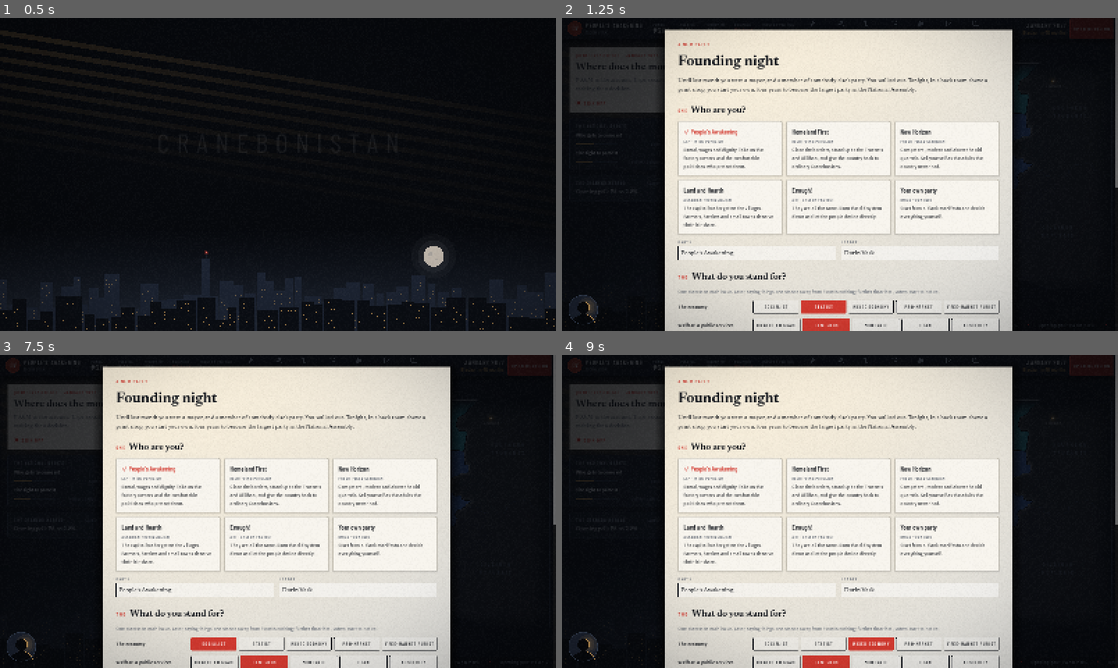
Above: before the commit, frames 1-4 (two rows, left to right).
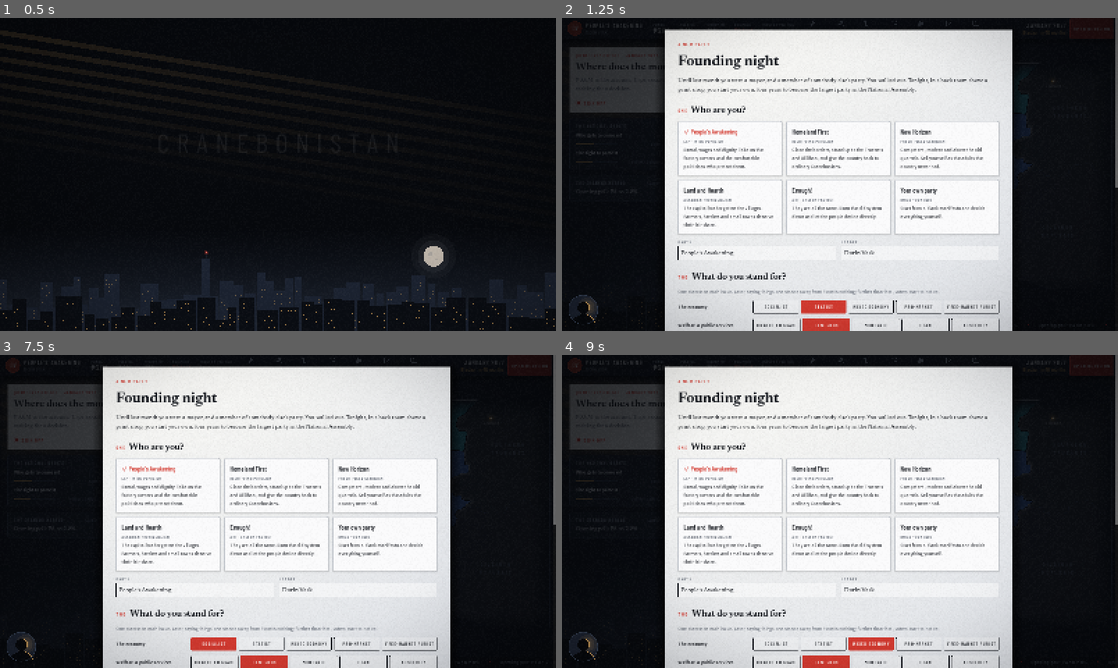
Above: after the commit, the same moments.

Repository: Hattakal/Cranebonistan
Game: Godot game, scene res://scenes/main.tscn
The game is run twice, just before and just after one commit, with the same random seed, the same clock (stepped at 60 frames per second) and the same inputs.
Inputs (mouse positions are in pixels of both pictures, inside the frame that each line leads up to):
- Up to frame 1 (0.5 s): no input
- Up to frame 2 (1.25 s): click "DEBATES" at 0.5 s
- Up to frame 3 (7.5 s): tap Enter at 1.25 s; drag from (111, 520) to (333, 442) at 1.27 s; click "ELECTORATE" at 2 s; click "PLATFORM" at 2.75 s; click "COUNTRY" at 3.5 s; click "MEDIA" at 4.25 s; click "PARTIES" at 5 s; click "DIARY" at 5.75 s; click "OPEN DECISION" at 6.5 s; click "SOCIALIST" at 7.25 s
- Up to frame 4 (9 s): click "STATIST" at 8 s; click "MIXED ECONOMY" at 8.75 s

Frame 1 is identical in both runs. In frame 2, 0.5% of the frame differs, in the area x 20-79%, y 5-69%; in frame 3, 0.5%; in frame 4, 0.5%, in the area x 20-79%, y 7-69%.

Commit message:
Paper is clean white office paper, not cream
The sheets (events, budget, district, founding) were cream and the lamp
warmed them further, which read as old newsprint. PAPER, CARD and LINE
are now neutral, slightly cool greys, and the lamp only brightens.

Co-Authored-By: Claude Opus 5.5 <noreply@anthropic.com>
Claude-Session: https://claude.ai/code/session_01A3BWf2zTWvenptguSw7Uxe

Diff:
--- a/godot/scripts/look.gd
+++ b/godot/scripts/look.gd
@@ -30,12 +30,12 @@
 const GOOD_HI := Color("5cc79a")    # on the dark
 const AMBER := LAMP
 # paper under the lamp, and ink on it
-const PAPER := Color("efebe2")
-const PAPER_2 := Color("e3ded3")
-const CARD := Color("f8f5ee")
+const PAPER := Color("f1f2f3")    # clean modern office paper, not old newsprint
+const PAPER_2 := Color("e4e6e9")
+const CARD := Color("fbfbfc")
 const INK := Color("14171d")
 const MUTED := Color("5b626e")
-const LINE := Color("c8c3b7")
+const LINE := Color("c6cad0")
 # the map at night
 const SEA := Color("0a0e15")
 const LAND := Color("1a212d")
--- a/godot/shaders/paper.gdshader
+++ b/godot/shaders/paper.gdshader
@@ -1,4 +1,4 @@
-// A sheet of paper under a desk lamp: warm and bright near the lamp (above the top left
+// A sheet of paper under a desk lamp: bright near the lamp (above the top left
 // corner), cooler and a little darker away from it, with a faint tooth to the paper.
 // Put on the panel that draws the sheet; its shadow stays black because light only multiplies.
 shader_type canvas_item;
@@ -21,8 +21,8 @@
 void fragment() {
 	vec2 lamp = vec2(sheet.x * 0.18, -140.0);
 	float d = clamp(distance(lp, lamp) / (sheet.x * 1.5), 0.0, 1.0);
-	vec3 warm = vec3(1.035, 1.012, 0.965);
-	vec3 cool = vec3(0.91, 0.925, 0.95);
+	vec3 warm = vec3(1.02, 1.015, 1.0);
+	vec3 cool = vec3(0.92, 0.93, 0.95);
 	vec3 light = mix(warm, cool, smoothstep(0.05, 1.0, d));
 	float tooth = (hash(floor(lp)) - 0.5) * 0.022;
 	COLOR.rgb *= mix(vec3(1.0), light + tooth, strength);
Not shown, changed: CLAUDE.md
Not shown, changed: DESIGN.md
